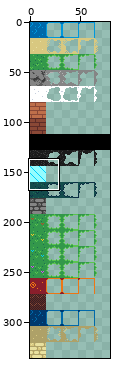
Pixel-art file -- aseprite/tiles_biome.aseprite. Above: a wide view before the commit, with the close-up outlined.
Close-up. The starting point:
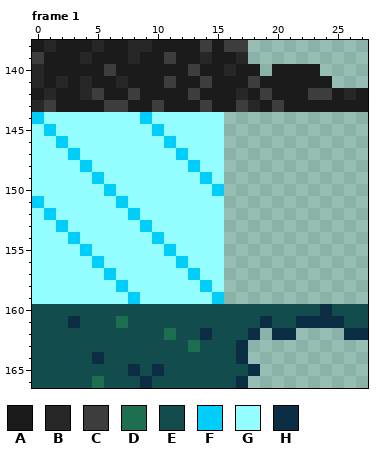
80x336 pixels, 4 frames. Colours within 5 levels of each other are drawn and written as one. Shown: frame 1: x 0..27, y 138..166. The commit also changed other frames or places, which this record leaves out.
Palette (. is transparent): A #1b1b1b  B #272727  C #3d3d3d  D #1e6f50  E #134c4c  F #00cdf9  G #94fdff  H #0c2e44
The same view after the edit:
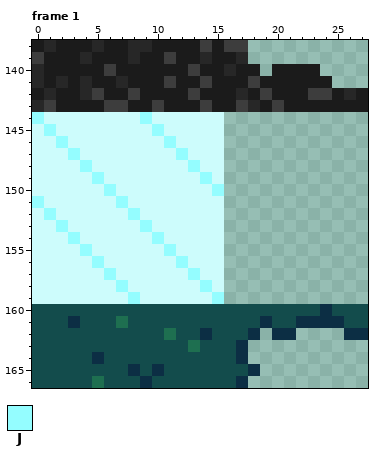
Colours new in this view: J #94fdff
The exact change:
colour G: #94fdff -> #cdfcfc
Changed rows in their new state; - is a pixel that keeps its letter.
Frame 1:
first column x 0:
144 J--------J------
145 -J--------J-----
146 --J--------J----
147 ---J--------J---
148 ----J--------J--
149 -----J--------J-
150 ------J--------J
151 J------J--------
152 -J------J-------
153 --J------J------
154 ---J------J-----
155 ----J------J----
156 -----J------J---
157 ------J------J--
158 -------J------J-
159 --------J------J
